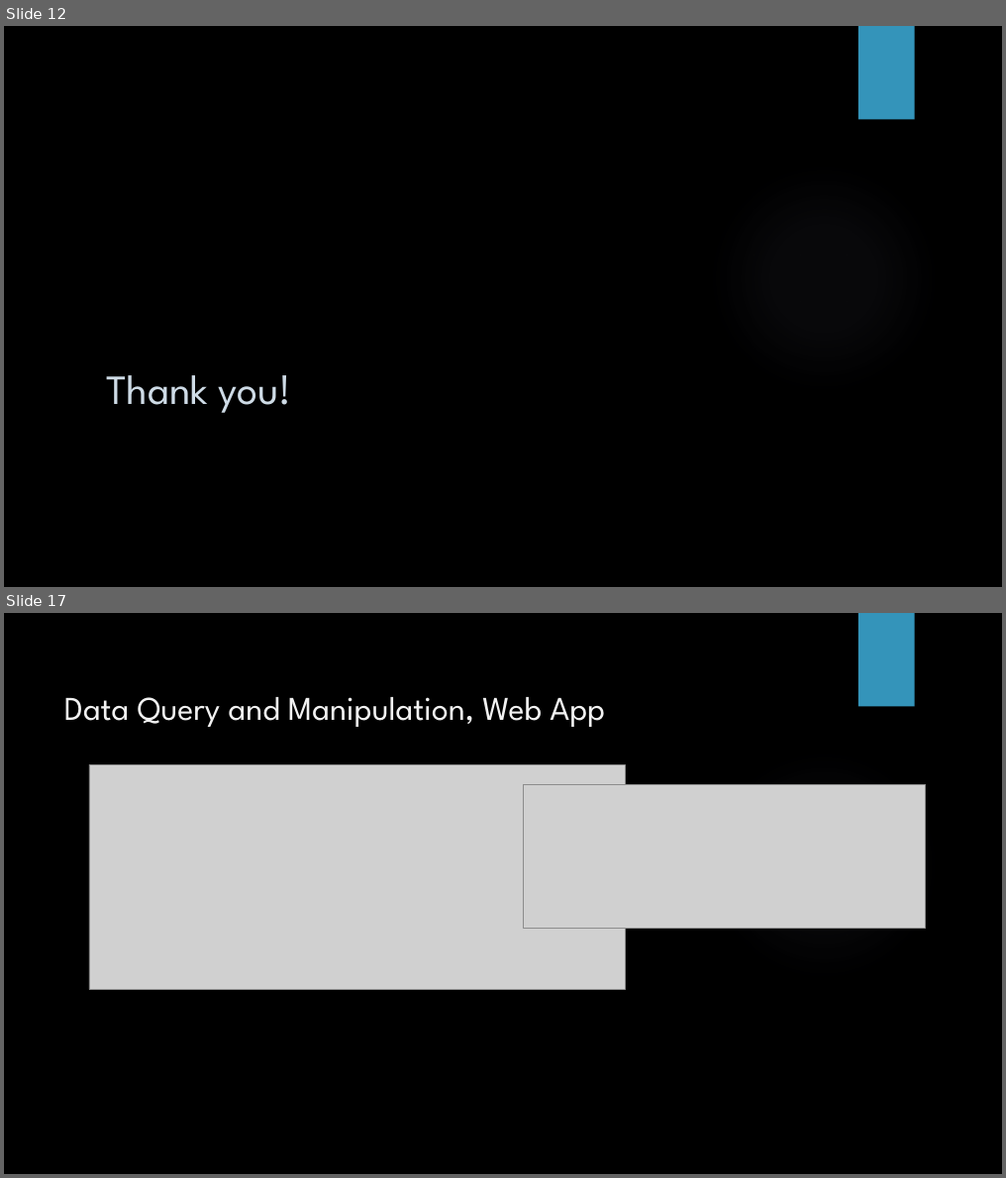
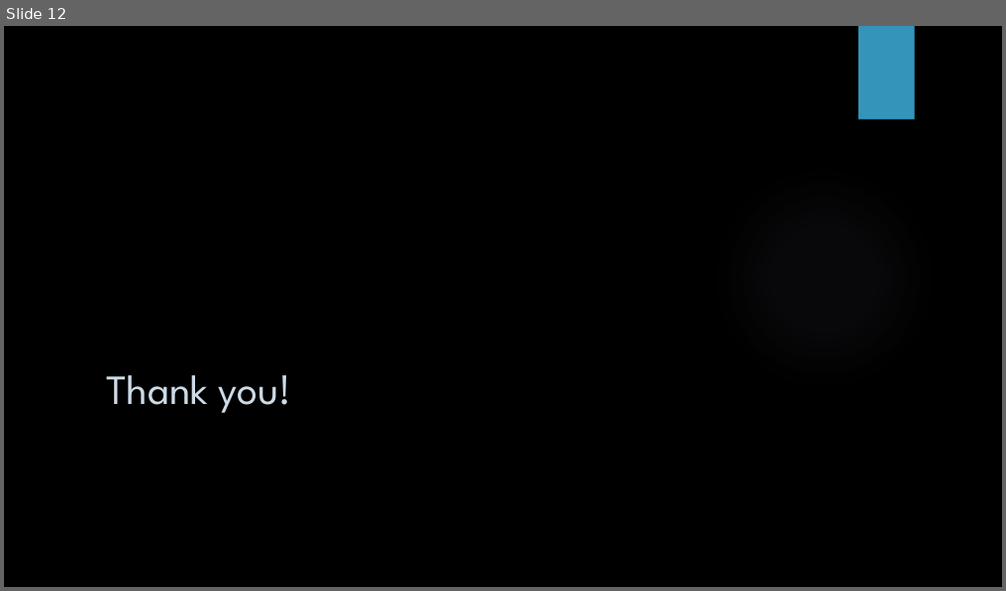
Before and after one commit to jpicca/airQualityViz, a slide deck: Presentation.pptx. Shown one above the other, each under a label of ours: slides 12 and 17 before the commit, slide 12 after it; the slides between them are not shown. The pictures are 1006x1178 and 1006x591 pixels, drawn with LibreOffice and Linux fonts; fonts in the diff are those of the drawing; grey boxes stand for pictures; background and template pictures are left out. Boxes give left, top, right and bottom in pixels: in the first picture for what was removed or moved away, otherwise in the second. Text is boxed around its words. In the diff, an @@ line names an element or a change of style, - is before the commit and + after.

```diff
--- a/Presentation.pptx
+++ b/Presentation.pptx
@@ slide 17 removed at <box>4,613,1002,1174</box>, background picture (left out); not listed: 2 template elements that a slide beside it also shows @@
@@ title removed at <box>64,697,605,727</box> @@
-Data Query and Manipulation, Web App
@@ picture removed at <box>89,765,626,990</box> @@
@@ picture removed at <box>524,784,927,929</box> @@
```
Also in this commit, not shown: 14 other slides removed.
